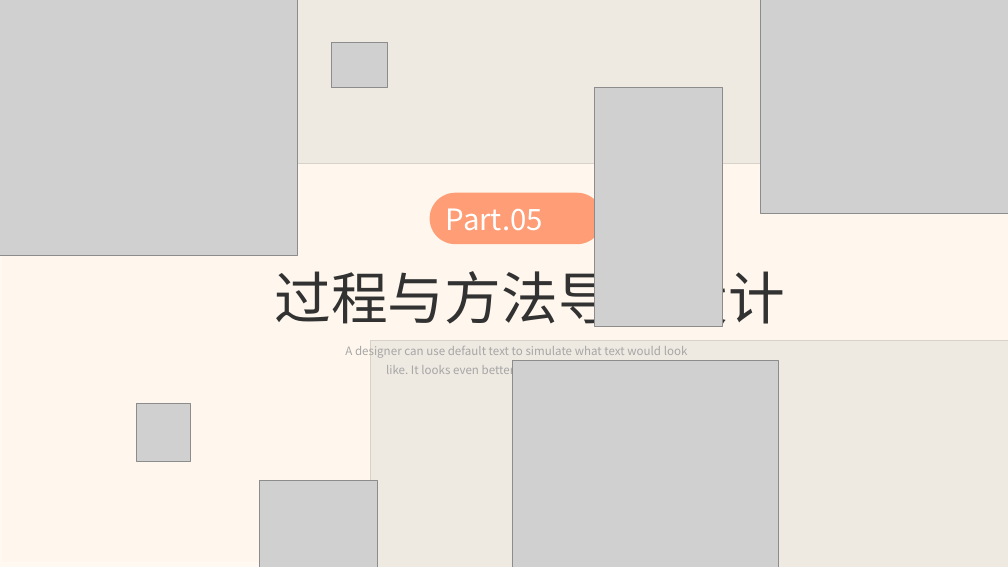
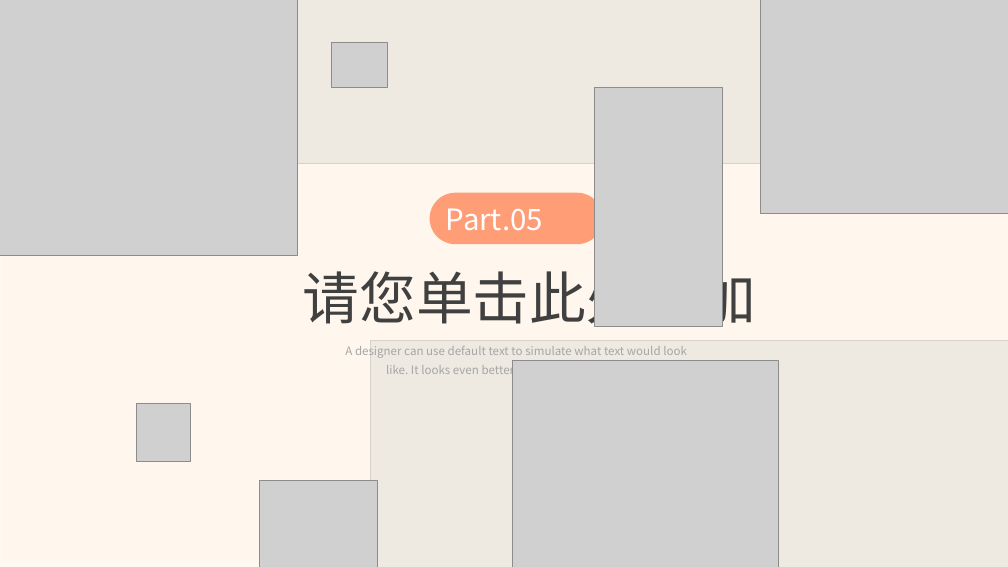
Before and after one commit to AlanHootman/ppt_assistant, a slide deck: slide 20 of scripts/init_data/ppt_analysis/1/黄色小清新文艺工作总结ppt模板.pptx. Drawn at 1008x567 pixels with LibreOffice and Linux fonts; fonts in the diff are those of the drawing; grey boxes stand for pictures; background and template pictures are left out. Boxes give left, top, right and bottom in pixels: in the first picture for what was removed or moved away, otherwise in the second. Text is boxed around its words. In the diff, an @@ line names an element or a change of style, - is before the commit and + after.

```diff
--- a/scripts/init_data/ppt_analysis/1/黄色小清新文艺工作总结ppt模板.pptx
+++ b/scripts/init_data/ppt_analysis/1/黄色小清新文艺工作总结ppt模板.pptx
@@ text at bbox=[303, 262, 757, 327]: text changed; text colour #323232 to #404040 @@
-过程与方法导学设计
+请您单击此处添加
```
Also in this commit, not shown: 19 other slides changed, 1 other file.
